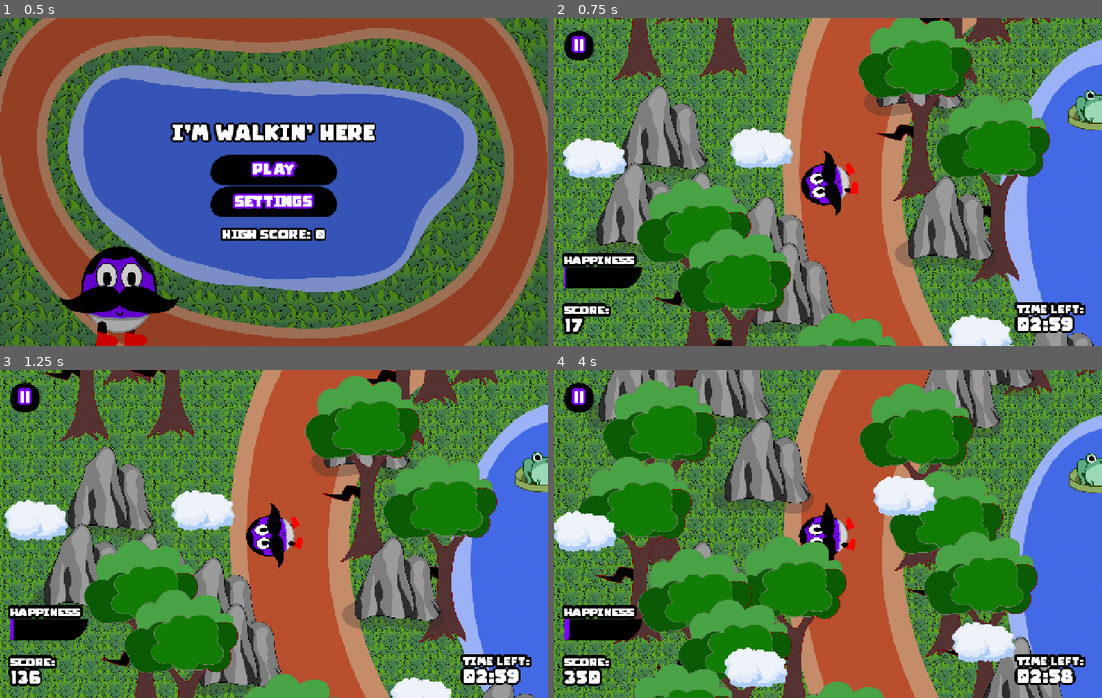
Above: before the commit, frames 1-4 (two rows, left to right).
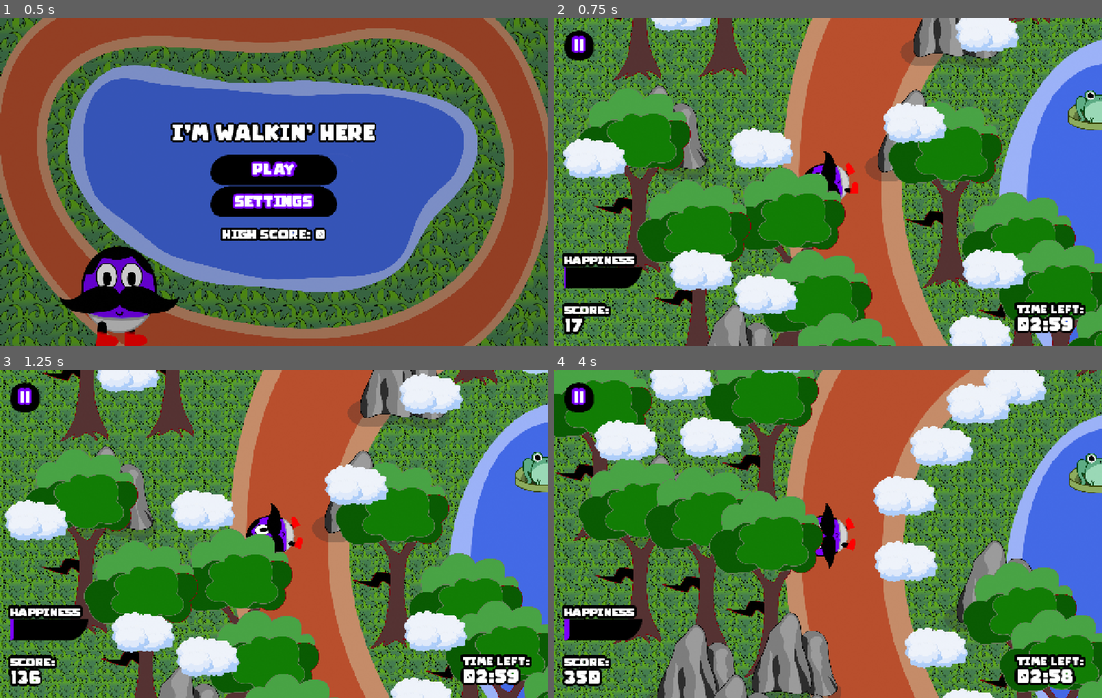
Above: after the commit, the same moments.

Repository: HyperGameDev/im-walking-here
Game: Godot game, scene res://scenes/main_scene.tscn
Same seed, same stepped clock (60 frames per second), same inputs: the game is played once before the commit and once after it.
Inputs (mouse positions are in pixels of both pictures, inside the frame that each line leads up to):
- Up to frame 1 (0.5 s): no input
- Up to frame 2 (0.75 s): click "PLAY" at 0.5 s
- Up to frame 3 (1.25 s): no input
- Up to frame 4 (4 s): click "||" at 1.25 s; click "RESTART" at 2 s; click "PLAY" at 2.75 s; click (882, 652) at 3.52 s

Frame 1 is identical in both runs. In frame 2, 41% of the frame differs, in the area x 4-100%, y 0-100%; in frame 3, 41%; in frame 4, 57%, in the area x 0-100%, y 0-100%.

Commit message:
bug fixes
enemies can be always be clicked correctly now
added a distribution curve to procgen
enemy timer is now consistent
timer node is now on inherit, I don't think it broke anything

Diff:
--- a/scenes/components/clickable.tscn
+++ b/scenes/components/clickable.tscn
@@ -25,6 +25,8 @@
 [sub_resource type="StyleBoxEmpty" id="StyleBoxEmpty_aqnbd"]
 
 [node name="ClickableItem" type="Button"]
+z_index = 50
+z_as_relative = false
 offset_right = 8.0
 offset_bottom = 8.0
 theme_override_styles/focus = SubResource("StyleBoxEmpty_8ekkt")
--- a/scenes/components/delay_hostile.tscn
+++ b/scenes/components/delay_hostile.tscn
@@ -3,5 +3,4 @@
 [ext_resource type="Script" uid="uid://qdg7rfkcwesy" path="res://scripts/delay_hostile.gd" id="1_jm2x4"]
 
 [node name="DelayHostile" type="Node2D"]
-process_mode = 3
 script = ExtResource("1_jm2x4")
--- a/scripts/bird.gd
+++ b/scripts/bird.gd
@@ -1,7 +1,7 @@
 extends AnimatedSprite2D
 class_name Bird
 
-var TimerMax : float = randf_range(2,4)
+var TimerMax : float = .7
 var time : float = TimerMax
 
 func TimerCount(InDelta: float) -> void:
@@ -27,3 +27,4 @@
 	score_cost /= global_position.distance_to(Player.ref.global_position)
 	score_cost*=80*Player.ref.progress_ratio
 	UI.ref.reduce_happiness(score_cost)
+	TimerMax = randf_range(1,2)
--- a/scripts/clickable.gd
+++ b/scripts/clickable.gd
@@ -10,4 +10,5 @@
 
 func _on_pressed() -> void:
 	item_clicked.emit()
+
 	pass # Replace with function body.
--- a/scripts/world_entity.gd
+++ b/scripts/world_entity.gd
@@ -8,15 +8,26 @@
 	for i : Node in get_children():
 		if i is Bird:
 			i.visible = false
+	for b : Node in get_children():
+		if b is Button:
+			b.visible = false
 
 func show_bird() -> void:
 	for i : Node in get_children():
 		if i is Bird:
 			i.visible = true
+	for b : Node in get_children():
+		if b is Button:
+			b.visible = true
 
 func _on_item_clicked() -> void:
 	if !get_child_count() > 2:
 		return
 	for i : Node in get_children():
 		if i is Bird:
+			if i.visible == false:
+				return
 			i.queue_free()
+	for b : Node in get_children():
+		if b is Button:
+			b.queue_free()
--- a/scripts/world_entity_spawner.gd
+++ b/scripts/world_entity_spawner.gd
@@ -5,14 +5,11 @@
 	add_to_group("spawners")
 
 const entity_array : Array = [
+	"res://scenes/world_entities/tree_1.tscn",
+	"res://scenes/world_entities/cloud1.tscn",
 	"res://scenes/world_entities/rock1.tscn",
-	"res://scenes/world_entities/tree_1.tscn",
 	"res://scenes/world_entities/tree_2.tscn",
-	"res://scenes/world_entities/tree_1.tscn",
-	"res://scenes/world_entities/tree_2.tscn",
-	"res://scenes/world_entities/rock1.tscn",
 	"res://scenes/world_entities/rock2.tscn",
-	"res://scenes/world_entities/cloud1.tscn",
 	"res://scenes/world_entities/cloud2.tscn"
 
 ]
@@ -20,7 +17,8 @@
 
 
 func start_round() -> void:
-	var i : Node = load(entity_array.pick_random()).instantiate()
+	var num : int = clampi(round(randfn(2,4)), 0, entity_array.size()-1)
+	var i : Node = load(entity_array[num]).instantiate()
 	add_child(i)
 
 func cleanup() -> void:
